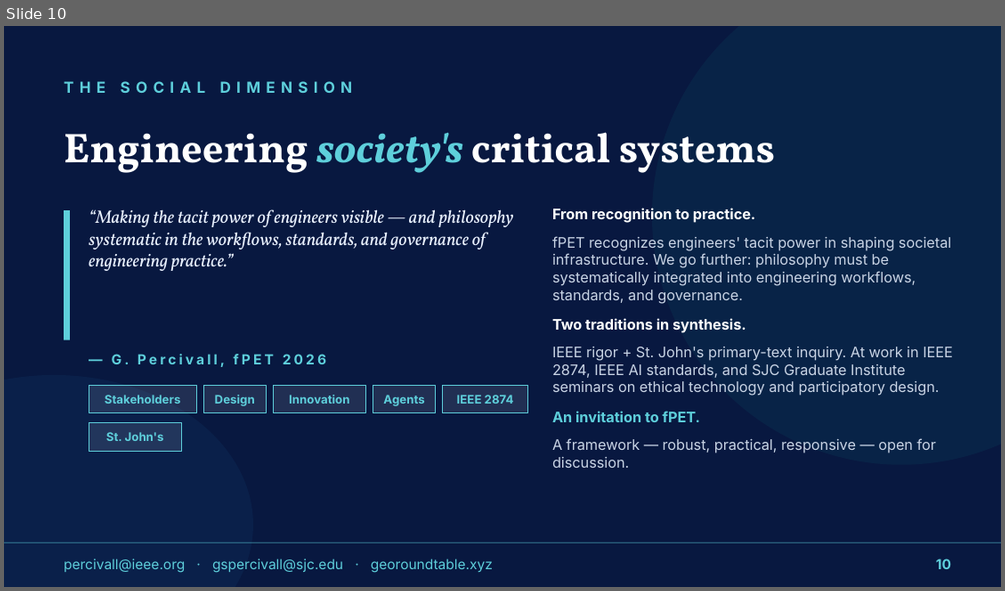
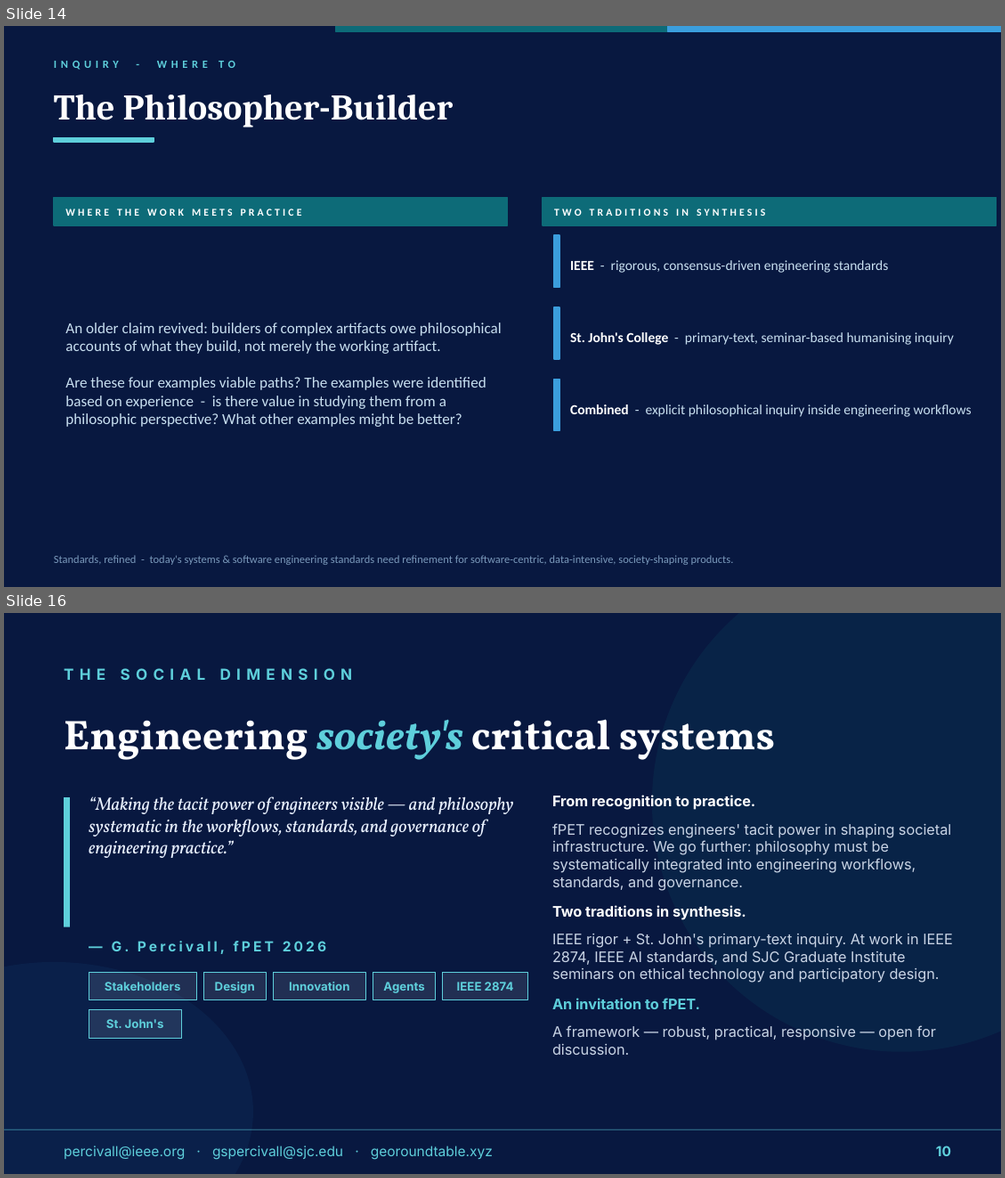
Before and after one commit to percivall/georoundtable.xyz, a slide deck: fPET-2026-Philosophy-must-inform-socio-technical-systems-engineering.pptx. Shown one above the other, each under a label of ours: slide 10 before the commit, slides 14 and 16 after it; the slides between them are not shown. The pictures are 1005x591 and 1005x1178 pixels, drawn with LibreOffice and Linux fonts; fonts in the diff are those of the drawing. Boxes give left, top, right and bottom in pixels: in the first picture for what was removed or moved away, otherwise in the second. Text is boxed around its words. In the diff, an @@ line names an element or a change of style, - is before the commit and + after.

```diff
--- a/fPET-2026-Philosophy-must-inform-socio-technical-systems-engineering.pptx
+++ b/fPET-2026-Philosophy-must-inform-socio-technical-systems-engineering.pptx
@@ slide 14 added at box(4, 26, 1001, 587), background #081840 @@
@@ rectangle added at box(4, 26, 336, 32), fill #081840, outline #081840 1 pt @@
@@ rectangle added at box(336, 26, 668, 32), fill #0D6B78, outline #0D6B78 1 pt @@
@@ rectangle added at box(668, 26, 1001, 32), fill #3B9EDD, outline #3B9EDD 1 pt @@
@@ text added at box(54, 61, 235, 70), 8 pt, text #5ECFDB, bold @@
+INQUIRY - WHERE TO
@@ text added at box(54, 95, 453, 127), 26 pt, text #FFFFFF, bold @@
+The Philosopher-Builder
@@ rectangle added at box(54, 137, 154, 142), fill #5ECFDB, outline #5ECFDB 1 pt @@
@@ rectangle added at box(54, 198, 508, 225), fill #0D6B78, outline #0D6B78 1 pt @@
@@ text added at box(65, 208, 302, 216), 7.5 pt, text #FFFFFF, bold @@
+WHERE THE WORK MEETS PRACTICE
@@ rectangle added at box(542, 198, 995, 225), fill #0D6B78, outline #0D6B78 1 pt @@
@@ text added at box(554, 208, 765, 216), 7.5 pt, text #FFFFFF, bold @@
+TWO TRADITIONS IN SYNTHESIS
@@ rectangle added at box(554, 235, 559, 287), fill #3B9EDD, outline #3B9EDD 1 pt @@
@@ text added at box(570, 260, 888, 273), 10 pt, text #C8DFF0 @@
+IEEE - rigorous, consensus-driven engineering standards
@@ rectangle added at box(554, 307, 559, 359), fill #3B9EDD, outline #3B9EDD 1 pt @@
@@ text added at box(65, 322, 502, 426), 11 pt, text #C8DFF0 @@
+An older claim revived: builders of complex artifacts owe philosophical accounts of what they build, not merely the working artifact.
+Are these four examples viable paths? The examples were identified based on experience - is there value in studying them from a philosophic perspective? What other examples might be better?
@@ text added at box(570, 332, 954, 345), 10 pt, text #C8DFF0 @@
+St. John's College - primary-text, seminar-based humanising inquiry
@@ rectangle added at box(554, 378, 559, 431), fill #3B9EDD, outline #3B9EDD 1 pt @@
@@ text added at box(570, 404, 971, 417), 10 pt, text #C8DFF0 @@
+Combined - explicit philosophical inquiry inside engineering workflows
@@ text added at box(54, 555, 734, 564), 8 pt, text #7A99BB @@
+Standards, refined - today's systems & software engineering standards need refinement for software-centric, data-intensive, society-shaping products.
@@ what was slide 10 is now slide 16 @@
```
Also in this commit, not shown: 2 slides changed, 12 other slides added, 7 slides removed, 3 other files.
